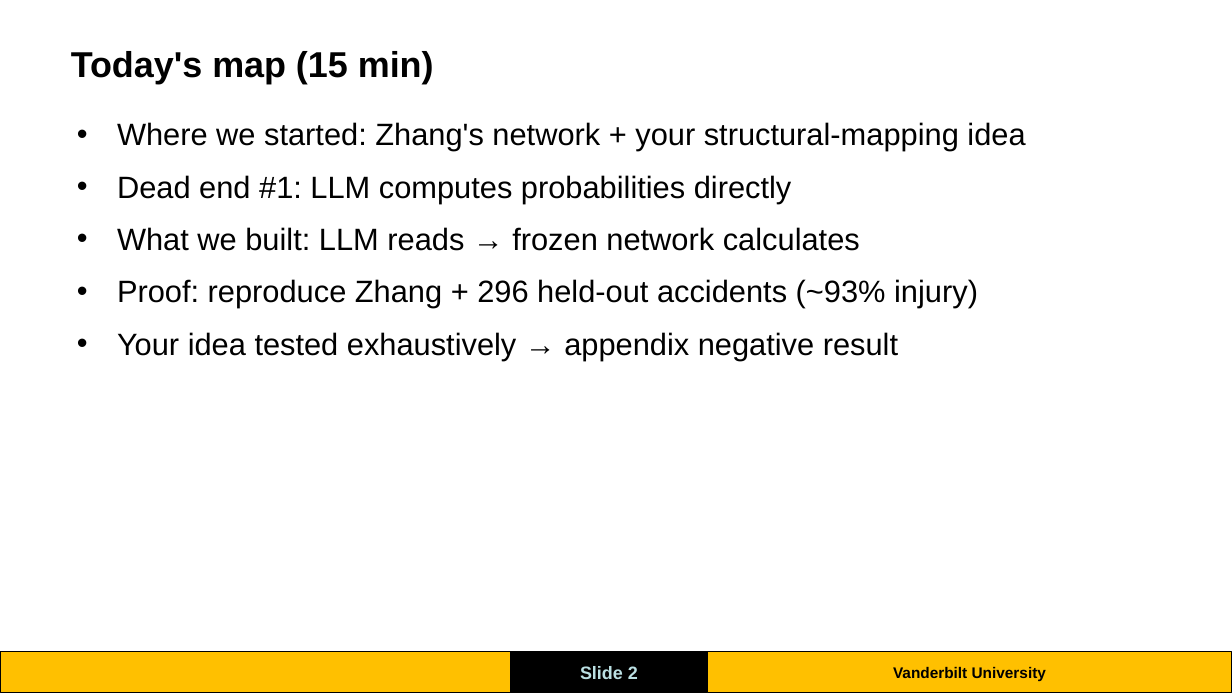
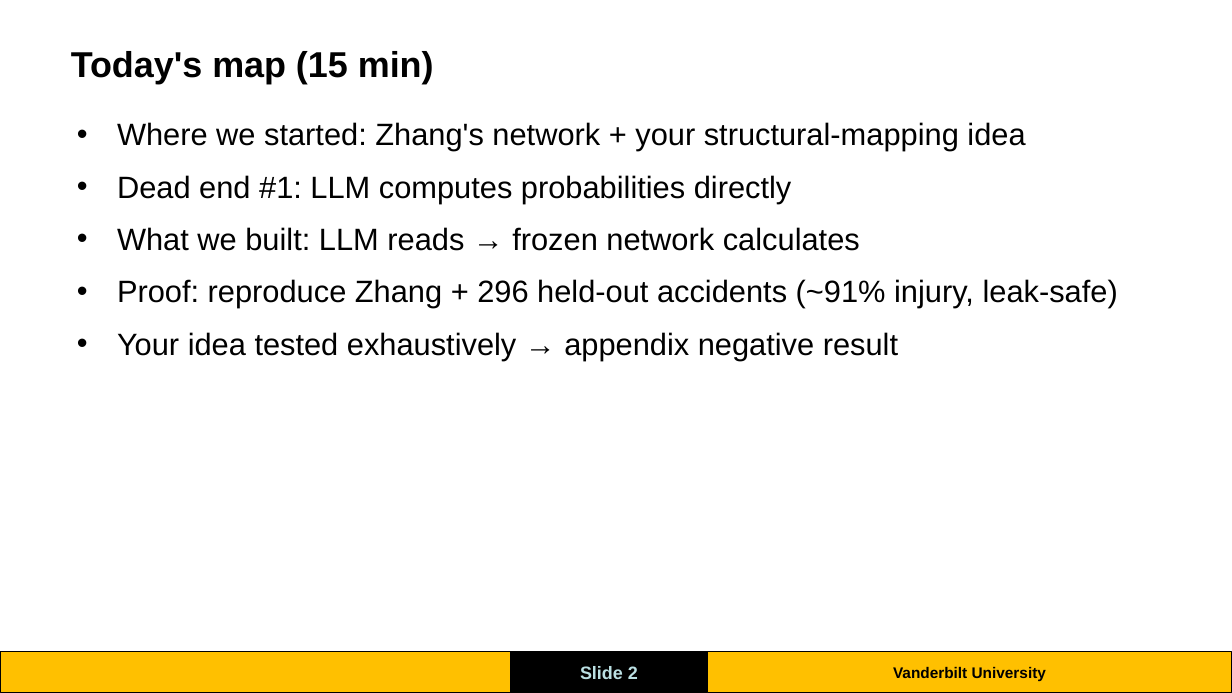
Before and after one commit to Kshetkar1/NTSB-aviation-diagnosis-Transformers-Project, a slide deck: slide 2 of Frozen-BN-Narrative-Evidence-2026-07-20/presentations_FrozenBN/jesse_jul28_update.pptx. Drawn at 1232x693 pixels with LibreOffice and Linux fonts; fonts in the diff are those of the drawing; background and template pictures are left out. Boxes give left, top, right and bottom in pixels: in the first picture for what was removed or moved away, otherwise in the second. Text is boxed around its words. In the diff, an @@ line names an element or a change of style, - is before the commit and + after.

```diff
--- a/Frozen-BN-Narrative-Evidence-2026-07-20/presentations_FrozenBN/jesse_jul28_update.pptx
+++ b/Frozen-BN-Narrative-Evidence-2026-07-20/presentations_FrozenBN/jesse_jul28_update.pptx
@@ text at [117,279,1118,308]: text changed @@
-• Proof: reproduce Zhang + 296 held-out accidents (~93% injury)
+• Proof: reproduce Zhang + 296 held-out accidents (~91% injury, leak-safe)
```
Also in this commit, not shown: 2 other slides changed, 5 other files.
